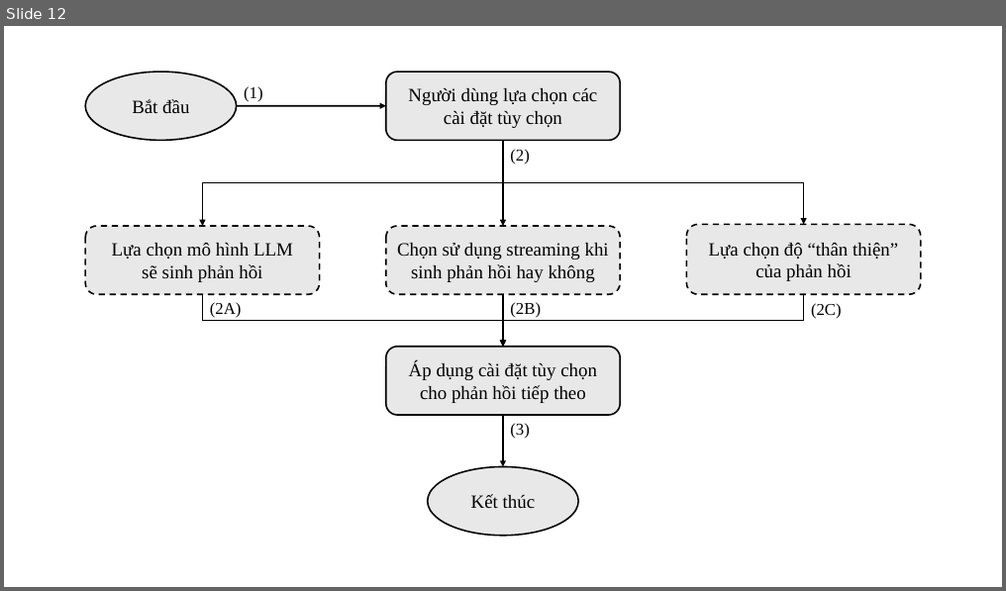
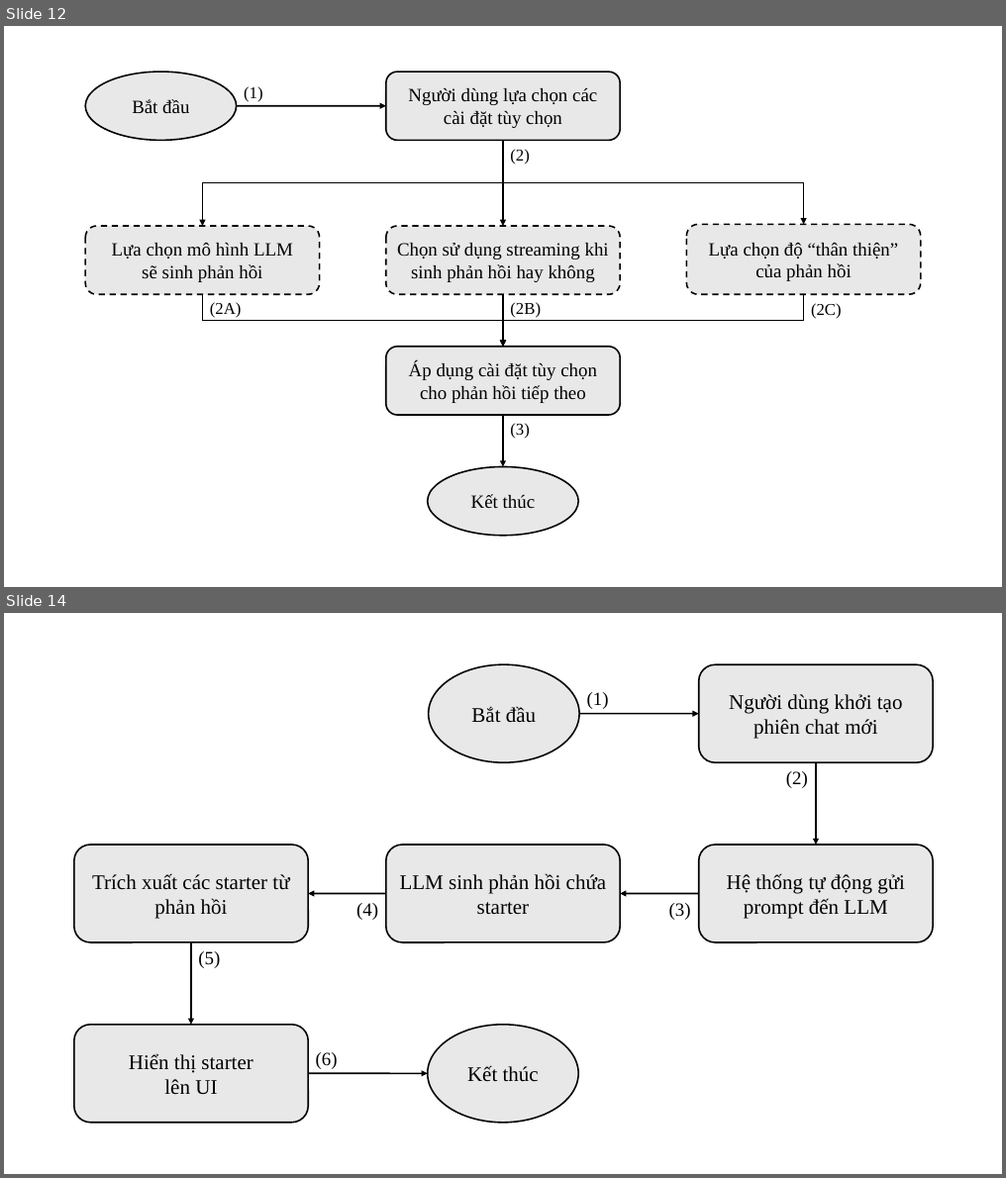
Before and after one commit to ngovanuc/Vietnamese_History_Chatbot, a slide deck: documents/hinh_ve_trong_cao_cao_do_an.pptx. Shown one above the other, each under a label of ours: slide 12 before the commit, slides 12 and 14 after it; the slides between them are not shown. The pictures are 1006x591 and 1006x1178 pixels, drawn with LibreOffice and Linux fonts; fonts in the diff are those of the drawing. Boxes give left, top, right and bottom in pixels: in the first picture for what was removed or moved away, otherwise in the second. Text is boxed around its words. In the diff, an @@ line names an element or a change of style, - is before the commit and + after.

```diff
--- a/documents/hinh_ve_trong_cao_cao_do_an.pptx
+++ b/documents/hinh_ve_trong_cao_cao_do_an.pptx
@@ slide 14 added at (4, 613, 1002, 1174), background #FFFFFF @@
@@ ellipse added at (429, 664, 580, 762), fill #E8E8E8, outline #000000 1.5 pt, 20 pt, text #000000 @@
+Bắt đầu
@@ rounded rectangle added at (699, 664, 933, 762), fill #E8E8E8, outline #000000 1.5 pt, 20 pt, text #000000 @@
+Người dùng khởi tạo phiên chat mới
@@ text added at (587, 692, 609, 709), 18 pt, text #000000 @@
+(1)
@@ arrow added from (580, 714) to (699, 714), #000000 1.5 pt @@
@@ text added at (786, 771, 808, 788), 18 pt, text #000000 @@
+(2)
@@ arrow added from (816, 762) to (816, 845), #000000 1.5 pt @@
@@ rounded rectangle added at (74, 845, 309, 943), fill #E8E8E8, outline #000000 1.5 pt, 20 pt, text #000000 @@
+Trích xuất các starter từ phản hồi
@@ rounded rectangle added at (386, 845, 620, 943), fill #E8E8E8, outline #000000 1.5 pt, 20 pt, text #000000 @@
+LLM sinh phản hồi chứa starter
@@ rounded rectangle added at (699, 845, 933, 943), fill #E8E8E8, outline #000000 1.5 pt, 20 pt, text #000000 @@
+Hệ thống tự động gửi
+prompt đến LLM
@@ arrow added from (386, 894) to (308, 894), #000000 1.5 pt @@
@@ text added at (356, 903, 378, 920), 18 pt, text #000000 @@
+(4)
@@ arrow added from (699, 894) to (620, 894), #000000 1.5 pt @@
@@ text added at (669, 903, 691, 920), 18 pt, text #000000 @@
+(3)
@@ arrow added from (191, 943) to (191, 1025), #000000 1.5 pt @@
@@ text added at (198, 952, 220, 968), 18 pt, text #000000 @@
+(5)
@@ rounded rectangle added at (74, 1025, 309, 1123), fill #E8E8E8, outline #000000 1.5 pt, 20 pt, text #000000 @@
+Hiển thị starter
+lên UI
@@ ellipse added at (428, 1025, 579, 1123), fill #E8E8E8, outline #000000 1.5 pt, 20 pt, text #000000 @@
+Kết thúc
@@ text added at (316, 1053, 338, 1069), 18 pt, text #000000 @@
+(6)
@@ arrow added from (308, 1073) to (428, 1073), #000000 1.5 pt @@
```
Also in this commit, not shown: 1 slide changed, 7 other slides added, 1 other file.
